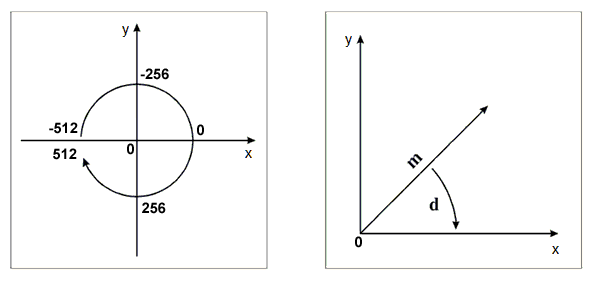
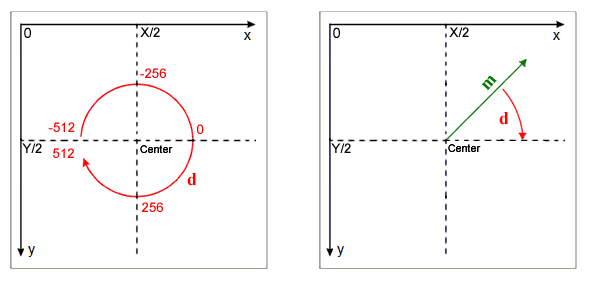
Layer changes from the first 600px x 284px image to the second:
added group "Rechts" with 10 layers above "Links" over box(319, 11, 583, 270)
added layer "Center" (1st of 2, in "Rechts") in group "Rechts" over box(448, 144, 481, 152)
added layer "Y/2" (1st of 2, in "Rechts") in group "Rechts" over box(331, 143, 351, 153)
added layer "X/2" (1st of 2, in "Rechts") in group "Rechts" over box(449, 27, 469, 37)
added layer "d copy" in group "Rechts" over box(499, 112, 509, 125)
added layer "m" in group "Rechts" over box(481, 76, 497, 91)
added layer "Layer 8" (multiply) in group "Rechts" over box(445, 14, 577, 141)
added layer "Layer 7" (multiply) in group "Rechts" over box(319, 19, 346, 266)
added layer "Layer 6" (multiply) in group "Rechts" over box(325, 19, 565, 45)
added layer "Layer 5" in group "Rechts" over box(319, 11, 583, 270)
added group "Links" with 13 layers above "Background" over box(17, 20, 256, 257)
moved "256" into group "Links", painted on it over box(142, 202, 166, 214)
added layer "d" in group "Links" over box(187, 173, 197, 186)
moved "512" into group "Links", painted on it over box(53, 148, 77, 160)
added layer "Center" (2nd of 2, in "Links") in group "Links" over box(140, 145, 173, 153)
added layer "Y/2" (2nd of 2, in "Links") in group "Links" over box(22, 143, 42, 153)
added layer "X/2" (2nd of 2, in "Links") in group "Links" over box(140, 27, 160, 37)
renamed "0 copy" to "0", moved it into group "Links", painted on it over box(24, 27, 134, 155)
moved "-512" into group "Links", painted on it over box(48, 122, 78, 134)
moved "-256" into group "Links", painted on it over box(140, 68, 169, 80)
added layer "Layer 1" (multiply) in group "Links" over box(17, 23, 37, 257)
added layer "Layer 2" (multiply) in group "Links" over box(19, 20, 256, 45)
added layer "Layer 3" in group "Links" over box(17, 20, 256, 257)
painted on "Background" over box(17, 11, 583, 270)
…and 3 more changes (1 added, 1 painted, 1 removed, 1 stack)
